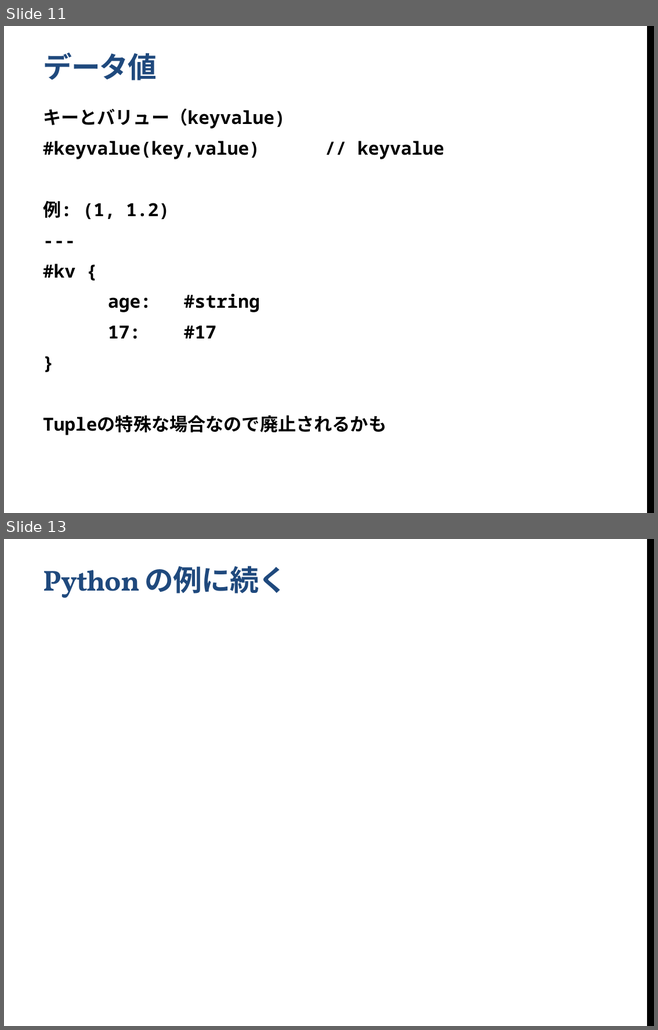
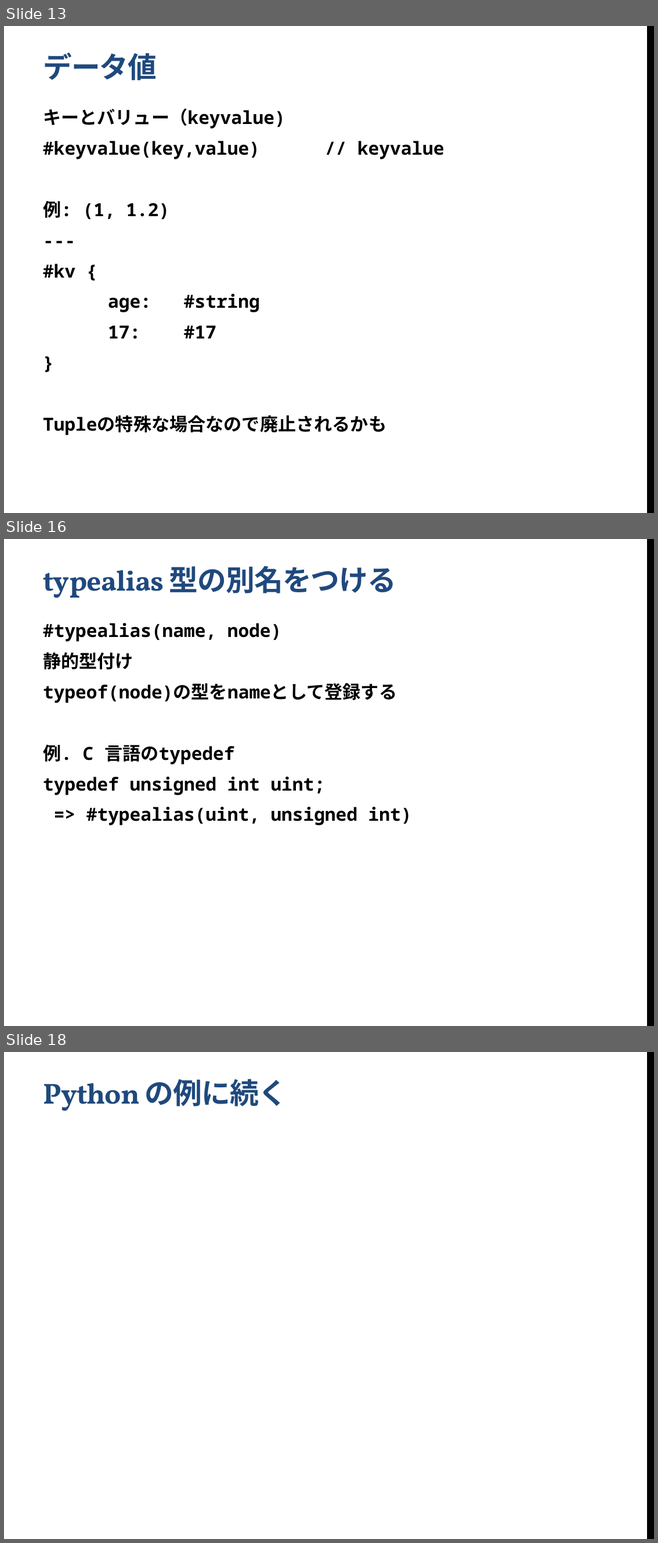
Before and after one commit to yshinya6/libbun2, a slide deck: doc/BunCommon.pptx. Shown one above the other, each under a label of ours: slides 11 and 13 before the commit, slides 13, 16 and 18 after it; the slides between them are not shown. The pictures are 658x1030 and 658x1543 pixels, drawn with LibreOffice and Linux fonts; fonts in the diff are those of the drawing; background and template pictures are left out. Boxes give left, top, right and bottom in pixels: in the first picture for what was removed or moved away, otherwise in the second. Text is boxed around its words. In the diff, an @@ line names an element or a change of style, - is before the commit and + after.

```diff
--- a/doc/BunCommon.pptx
+++ b/doc/BunCommon.pptx
@@ slide 16 added at (x1=4, y1=539, x2=654, y2=1026), background #FFFFFF; not listed: 1 template element that a slide beside it also shows @@
@@ title added at (x1=43, y1=566, x2=396, y2=598), 32 pt, text #1F497D, bold @@
+typealias 型の別名をつける
@@ text added at (x1=43, y1=623, x2=412, y2=826), 20 pt, text #000000, bold @@
+#typealias(name, node)
+静的型付け
+typeof(node)の型をnameとして登録する
+例. C 言語のtypedef
+typedef unsigned int uint;
+=> #typealias(uint, unsigned int)
@@ what was slide 11 is now slide 13 @@
@@ what was slide 13 is now slide 18 @@
```
Also in this commit, not shown: 5 slides changed, 5 other slides added, 1 slide removed.
